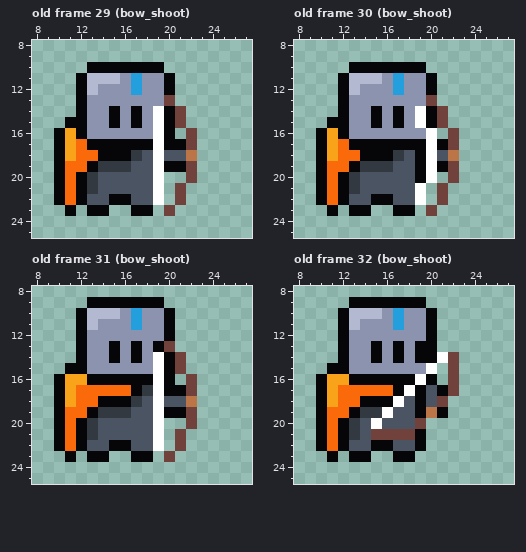
Edited in one commit: pixel-art file (assets/sprites/WIP/knight.aseprite). Above: the version before the commit.
32x32 pixels, 37 frames. Colours within 5 levels of each other are drawn and written as one. Shown: old frame 29 (bow_shoot): x 8..27, y 8..25; old frame 30 (bow_shoot): x 8..27, y 8..25; old frame 31 (bow_shoot): x 8..27, y 8..25; old frame 32 (bow_shoot): x 8..27, y 8..25. The commit also changed other frames, which this record leaves out.
Now the later version:
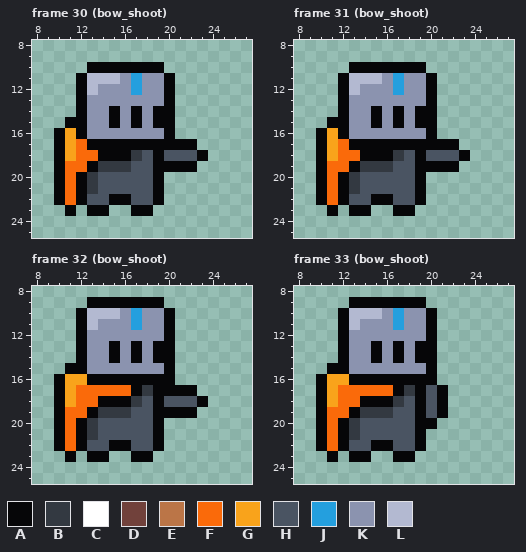
Palette (. is transparent): A #060608  B #333941  C #ffffff  D #71413b  E #bb7547  F #fa6a0a  G #f9a31b  H #4a5462  J #249fde  K #8b93af  L #b3b9d1
Commit: Moved bow animation to its own sprite (should look the same)
Change:
frames 37 -> 38
layer "bow" now hidden
--- frame 30 (bow_shoot) against old frame 29 (bow_shoot)
@@ x 17..25 @@
 12 JKKA.....
-13 KKKD.....
-14 AKCAD....
-15 AKCAD....
-16 KKCA.D...
-17 AACAAD...
-18 BHCHHE...
-19 HHCAAD...
-20 HHC..D...
-21 HHC.D....
-22 HHC.D....
-23 AA.D.....
+13 KKKA.....
+14 AKAA.....
+15 AKAA.....
+16 KKKA.....
+17 AAAAAA...
+18 BHAHHHA..
+19 HHAAAA...
+20 HHA......
+21 HHA......
+22 HHA......
+23 AA.......
 24 .........
--- frame 31 (bow_shoot) against old frame 30 (bow_shoot)
@@ x 17..25 @@
 12 JKKA.....
-13 KKKD.....
-14 AKCAD....
-15 AKCAD....
-16 KKKC.D...
-17 AAACAD...
-18 BHACHE...
-19 HHACAD...
-20 HHAC.D...
-21 HHC.D....
-22 HHC.D....
-23 AA.D.....
+13 KKKA.....
+14 AKAA.....
+15 AKAA.....
+16 KKKA.....
+17 AAAAAA...
+18 BHAHHHA..
+19 HHAAAA...
+20 HHA......
+21 HHA......
+22 HHA......
+23 AA.......
 24 .........
--- frame 32 (bow_shoot) against old frame 31 (bow_shoot)
@@ x 17..25 @@
 12 KKKA.....
-13 AKAD.....
-14 AKCAD....
-15 KKCAD....
-16 AACA.D...
-17 ABCAAD...
-18 BHCHHE...
-19 HHCAAD...
-20 HHC..D...
-21 HHC.D....
-22 HHC.D....
-23 AA.D.....
+13 AKAA.....
+14 AKAA.....
+15 KKKA.....
+16 AAAA.....
+17 ABAAAA...
+18 BHAHHHA..
+19 HHAAAA...
+20 HHA......
+21 HHA......
+22 HHA......
+23 AA.......
 24 .........
--- frame 33 (bow_shoot) against old frame 32 (bow_shoot)
@@ x 13..24 @@
 13 KKAKAKAA....
-14 KKAKAKAACD..
-15 KKKKKKKC.D..
-16 AAAAAACA.D..
-17 FFFFACAHAD..
-18 FAAACHAHD...
-19 ABBCHHAEA...
-20 BHCHHHD.....
-21 BHDDDDA.....
+14 KKAKAKAA....
+15 KKKKKKKA....
+16 AAAAAAAA....
+17 FFFFABAHA...
+18 FAAABHAHA...
+19 ABBBHHAHA...
+20 BHHHHHAA....
+21 BHHHHHA.....
 22 HHAAHHA.....
